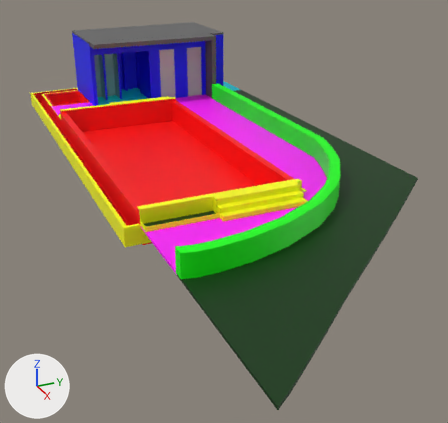
Renders of the FBX model Prithvi/Models/Elevtion/Simmingpool.fbx from each side of a commit.
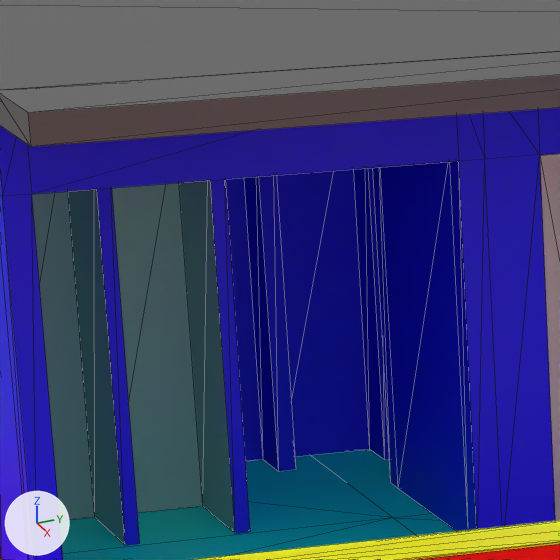
The first picture shows the older version from a 50 mm lens placed at (20.8, -19.4, 9.7), pointed at (-2.7, -8.9, -2.0). The close-ups show both versions on the part from 20% to 36% of the width and 7% to 24% of the height of that picture; other places that the commit changed are outside them. Every picture has the same lights, and +X, +Y and +Z are marked at lower left. The close-ups show mesh edges as thin lines. Where no turn or scale is listed for an object, it has been applied to the vertices.

Before the edit, the objects in view are built like this:
```python
me_mesh = bpy.data.meshes.new('Mesh')
me_mesh.from_pydata(...)  # 48 vertices, 96 faces; spans x -7.19..7.19, y -3.28..3.28, z -0.68..0.68
# faces by material slot: [64, 32]
me_mesh.materials.append(mat_simming_pool_tiles)  # red #ff0000
me_mesh.materials.append(mat_simming_pool_steps)  # yellow #ffff00
me_mesh_002 = bpy.data.meshes.new('Mesh.002')
me_mesh_002.from_pydata(...)  # 276 vertices, 560 faces; spans x -2.49..2.49, y -4.13..4.13, z -1.8..1.8
# faces by material slot: [548, 12]
me_mesh_002.materials.append(mat_changeroom_wall)  # blue #0000ff
me_mesh_002.materials.append(mat_shower_walls)  # cyan #81b8bc
me_mesh_003 = bpy.data.meshes.new('Mesh.003')
me_mesh_003.from_pydata(...)  # 142 vertices, 280 faces; spans x -15.8..15.8, y -6.0..6.0, z -0.1..0.1
# faces by material slot: [114, 88, 74, 4]
me_mesh_003.materials.append(mat_wooden_floor)  # pink #ff00ff
me_mesh_003.materials.append(mat_garden)  # dark green #003500
me_mesh_003.materials.append(mat_changing_floor)  # cyan #00ffff
me_mesh_003.materials.append(mat_phong2)  # grey #bcbcbc
ob_changingroom_wall = bpy.data.objects.new('Changingroom_wall', me_mesh_002)
ob_changingroom_wall.location = (-17.421, -7.537, 1.964)
ob_floor1 = bpy.data.objects.new('Floor1', me_mesh_003)
ob_floor1.location = (-4.194, -8.018, 0.107)
ob_simming_pool_side = bpy.data.objects.new('Simming_pool_Side', me_mesh)
ob_simming_pool_side.location = (-5.668, -10.729, 0.075)
# also in view: 'changingroom_roof' at (-17.4, -7.5, 3.8); 'Changingroom_design' at (-14.4, -8.0, 2.0); 'pCube157' at (-15.0, -7.1, 1.6); 'Simmingpool_Top_Tiles' at (-12.9, -10.7, 0.8)
```
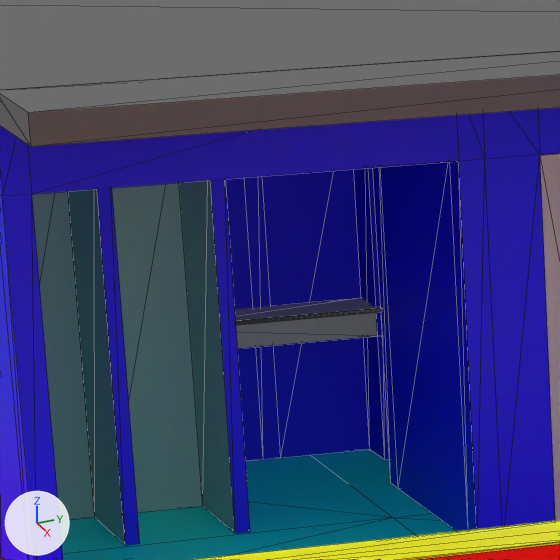
The change, as a list of edits to the scene's bpy script:
```text
Add mat_down_slab1:
    mat_down_slab1 = principled_material('Down_Slab1')
    mat_down_slab1.base_color = (0.5, 0.5, 0.5)  # grey #bcbcbc
    mat_down_slab1.roughness = 0.553
Change me_mesh_002:
    used by ob_changingroom_wall; location = (-17.421, -7.537, 1.964)
    remove me_mesh_002.from_pydata(...)  # 276 vertices, 560 faces; spans x -2.49..2.49, y -4.13..4.13, z -1.8..1.8
    add me_mesh_002.from_pydata(...)  # 270 vertices, 548 faces; spans x -2.49..2.49, y -4.13..4.13, z -1.8..1.8
    me_mesh_002 part 1
    6 vertices are removed from x -0.54..-0.53, y -1.4..-1.25, z -1.8..1.8
    16 faces are deleted
    4 new faces join them, mat_changeroom_wall (blue #0000ff)
Add me_mesh_027:
    me_mesh_027.from_pydata(...)  # a box spanning x -0.22..0.22, y -0.89..0.89, z -0.1..0.1
    me_mesh_027.materials.append(mat_down_slab1)  # grey #bcbcbc
Add me_mesh_028:
    me_mesh_028.from_pydata(...)  # 20 vertices, 36 faces; spans x -0.24..0.24, y -0.89..0.89, z -0.02..0.02
    me_mesh_028.materials.append(mat_phong1)  # grey #bcbcbc
Add ob_down_slab:
    ob_down_slab = bpy.data.objects.new('Down_Slab', me_mesh_027)
    ob_down_slab.location = (-18.23, -8.86, 1.291)
Add ob_up_slab:
    ob_up_slab = bpy.data.objects.new('up_Slab', me_mesh_028)
    ob_up_slab.location = (-18.194, -8.86, 1.409)
```

Changed parts and their boxes (x1, y1, x2, y2) in the close-ups (560 x 560 px):
'Down_Slab', added
    after: (236, 313, 377, 349)
'up_Slab', added
    after: (235, 298, 381, 325)
part 1 of me_mesh_002, cut back
    before: (244, 175, 296, 472)
    after: (244, 176, 281, 460)
